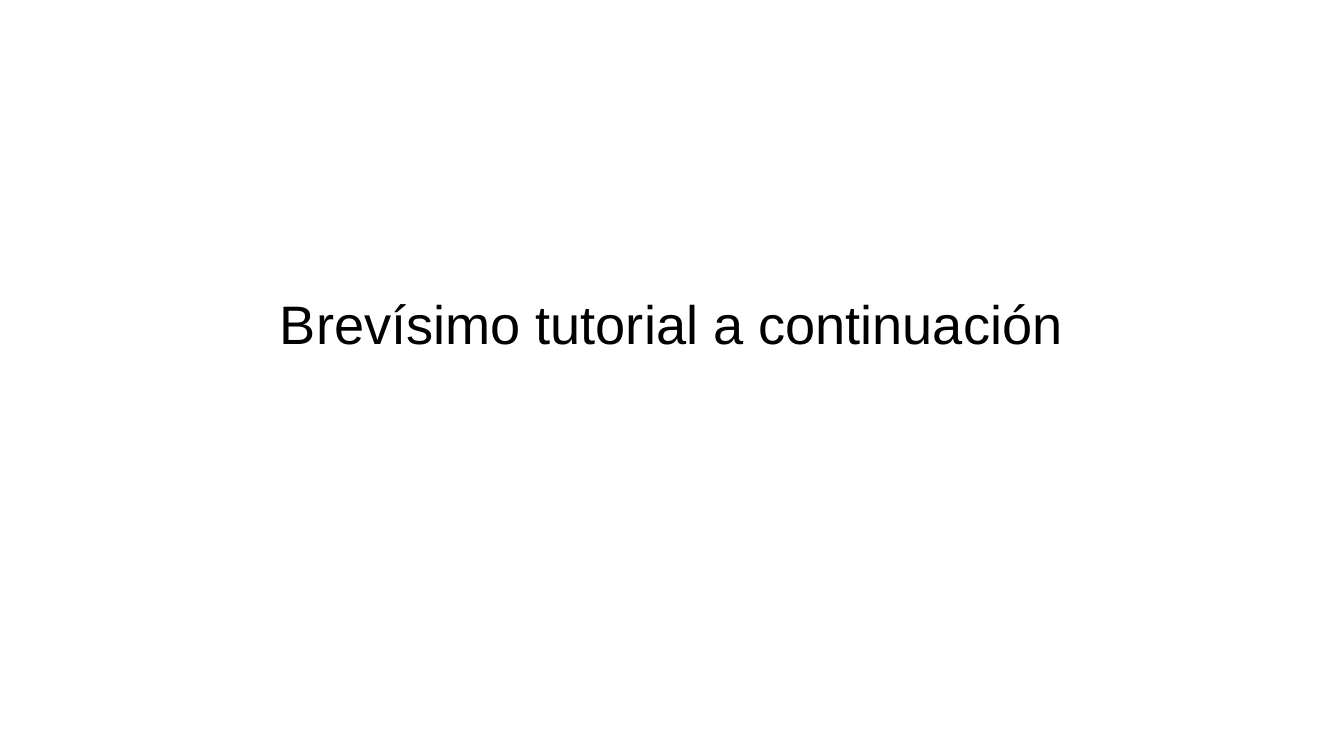
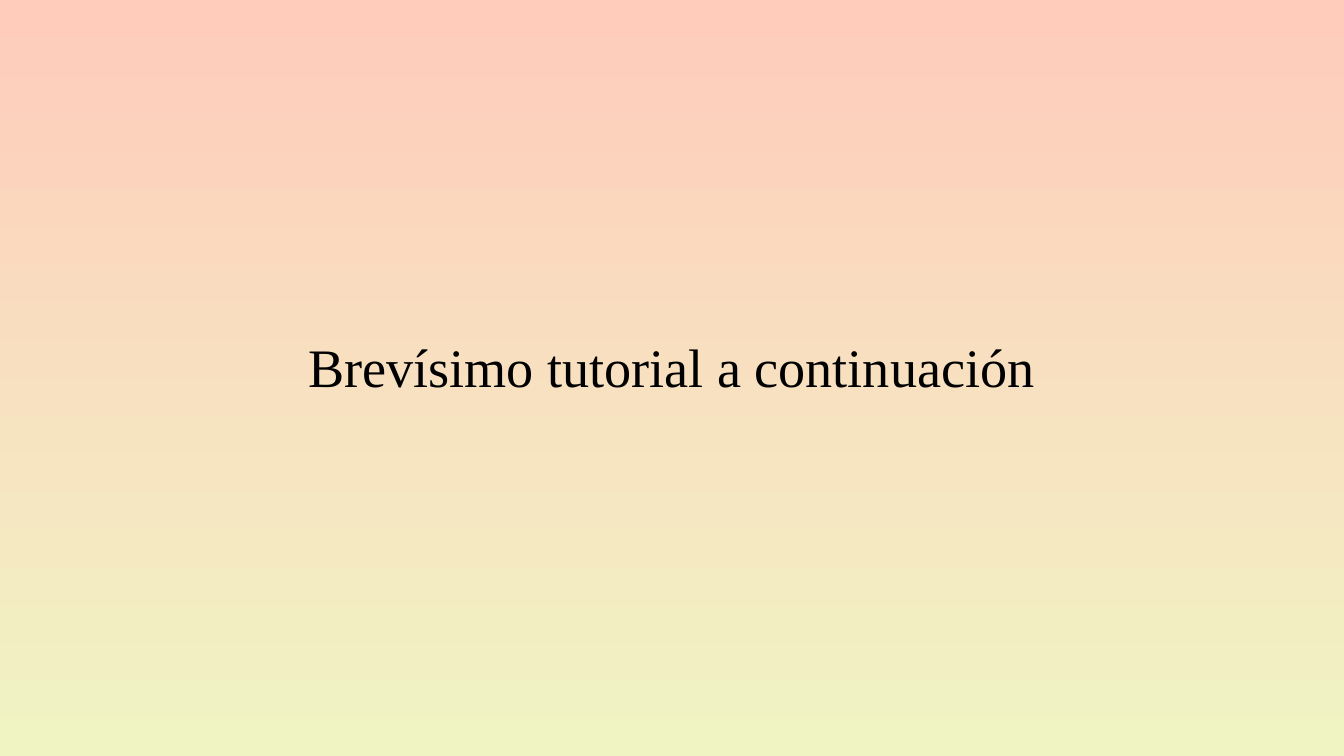
Before and after one commit to gerardommc/Ecologia-Teorica-II, a slide deck: slide 33 of Nicho/Caso-correlativo.odp (slide 28 before the commit). Drawn at 1344x756 pixels with LibreOffice and Linux fonts; fonts in the diff are those of the drawing. Boxes give left, top, right and bottom in pixels: in the first picture for what was removed or moved away, otherwise in the second. Text is boxed around its words. In the diff, an @@ line names an element or a change of style, - is before the commit and + after.

```diff
--- a/Nicho/Caso-correlativo.odp
+++ b/Nicho/Caso-correlativo.odp
@@ background #FFFFFF to gradient #FFCCBC to #F0F4C3 @@
@@ subtitle "Brevísimo tutorial a continuación": place and size @@
-subtitle "Brevísimo tutorial a continuación" at bbox=[280, 304, 1062, 345]
+subtitle "Brevísimo tutorial a continuación" at bbox=[308, 349, 1035, 388]
@@ subtitle "Brevísimo tutorial a continuación" at bbox=[308, 349, 1035, 388]: font Arial to Times New Roman @@
```
Also in this commit, not shown: 26 other slides changed, 5 slides added, 2 other files.
